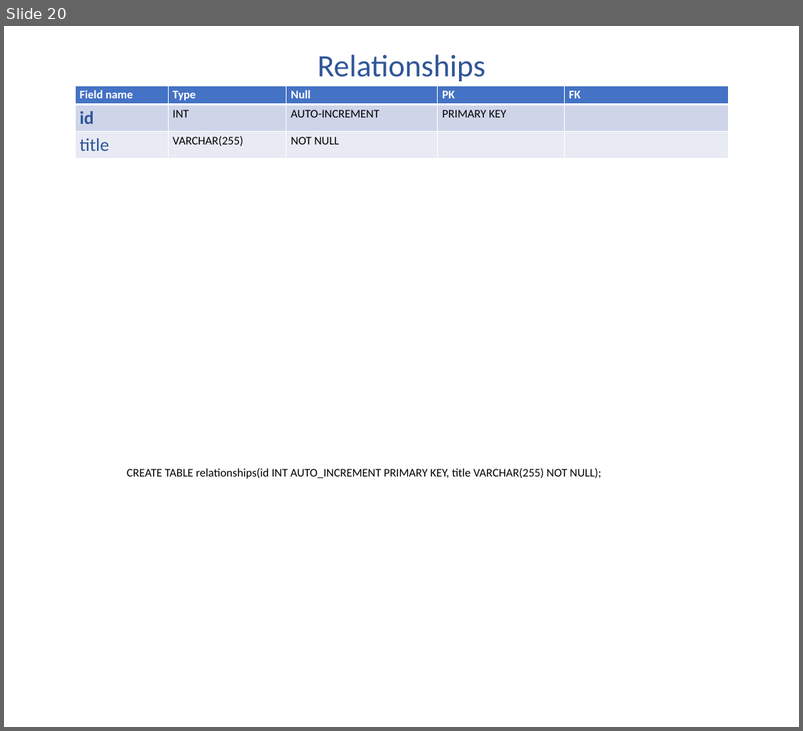
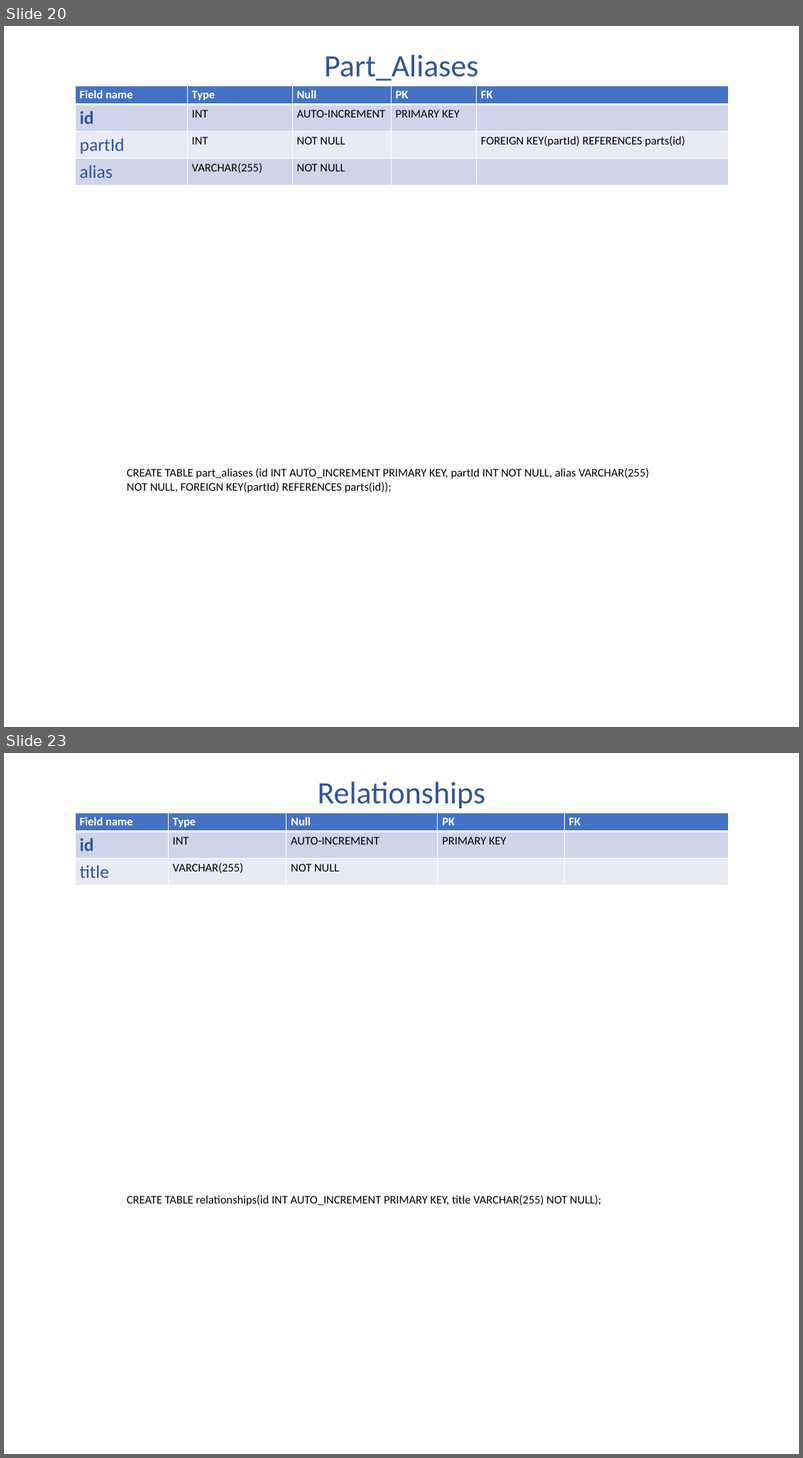
Before and after one commit to thekakester/mortechjobs, a slide deck: sql-tables.pptx. Shown one above the other, each under a label of ours: slide 20 before the commit, slides 20 and 23 after it; the slides between them are not shown. The pictures are 803x731 and 803x1458 pixels, drawn with LibreOffice and Linux fonts; fonts in the diff are those of the drawing. Boxes give left, top, right and bottom in pixels: in the first picture for what was removed or moved away, otherwise in the second. Text is boxed around its words. In the diff, an @@ line names an element or a change of style, - is before the commit and + after.

```diff
--- a/sql-tables.pptx
+++ b/sql-tables.pptx
@@ slide 20 added at [4,26,799,727], background #FFFFFF @@
@@ text added at [324,54,478,81], 48 pt, text #2F5597 @@
+Part_Aliases
@@ table added at [75,86,729,295], 4 rows, 5 columns @@
+Field name | Type | Null | PK | FK
+id | INT | AUTO-INCREMENT | PRIMARY KEY | 
+partId | INT | NOT NULL |  | FOREIGN KEY(partId) REFERENCES parts(id)
+alias | VARCHAR(255) | NOT NULL |  | 
@@ text added at [127,468,649,493], 18 pt, text #000000 @@
+CREATE TABLE part_aliases (id INT AUTO_INCREMENT PRIMARY KEY, partId INT NOT NULL, alias VARCHAR(255) NOT NULL, FOREIGN KEY(partId) REFERENCES parts(id));
@@ what was slide 20 is now slide 23 @@
```
Also in this commit, not shown: 18 slides changed, 2 other slides added, 44 other files.
